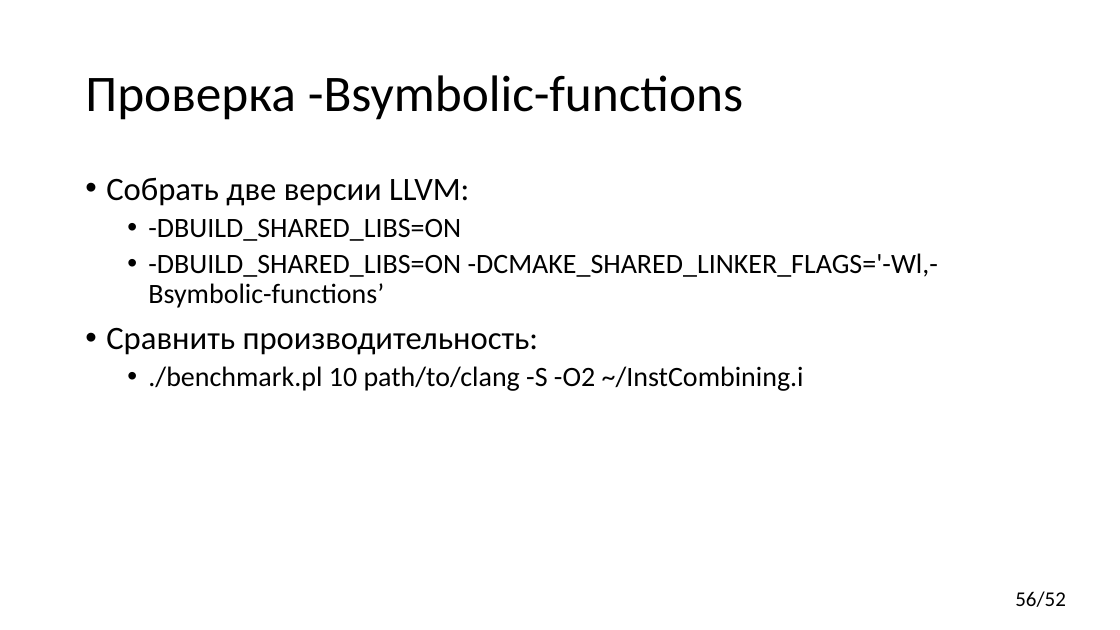
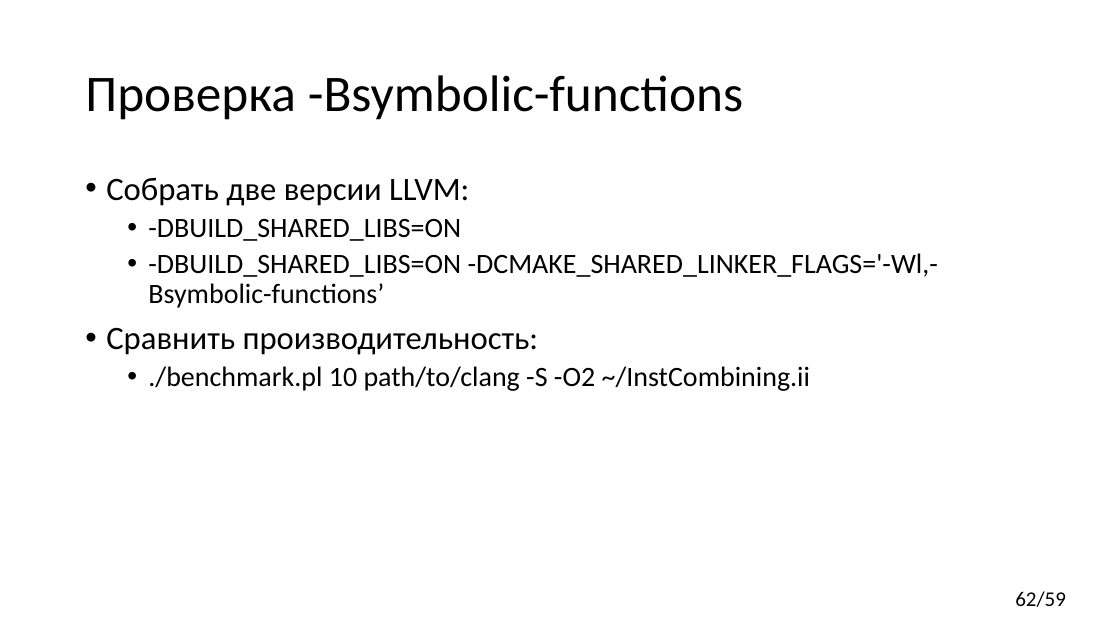
Before and after one commit to yugr/CppRussia, a slide deck: slide 62 of 2024/RU.pptx (slide 56 before the commit). Drawn at 1120x630 pixels with LibreOffice and Linux fonts; fonts in the diff are those of the drawing. Boxes give left, top, right and bottom in pixels: in the first picture for what was removed or moved away, otherwise in the second. Text is boxed around its words. In the diff, an @@ line names an element or a change of style, - is before the commit and + after.

```diff
--- a/2024/RU.pptx
+++ b/2024/RU.pptx
@@ text at (x1=148, y1=366, x2=810, y2=391): text changed @@
-  • ./benchmark.pl 10 path/to/clang -S -O2 ~/InstCombining.i
+  • ./benchmark.pl 10 path/to/clang -S -O2 ~/InstCombining.ii
@@ page number at (x1=1015, y1=591, x2=1066, y2=607): text changed @@
-56/52
+62/59
```
Also in this commit, not shown: 17 other slides changed, 7 slides added, 1 slide removed.
